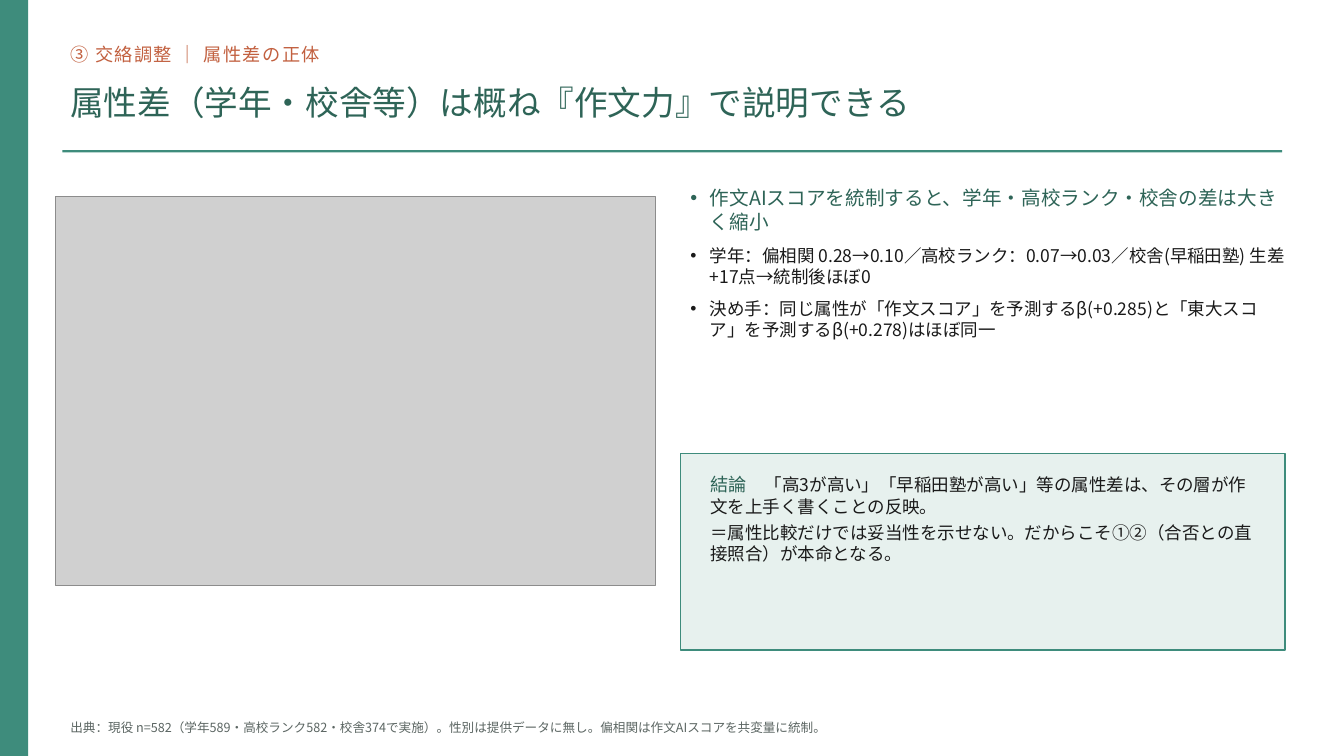
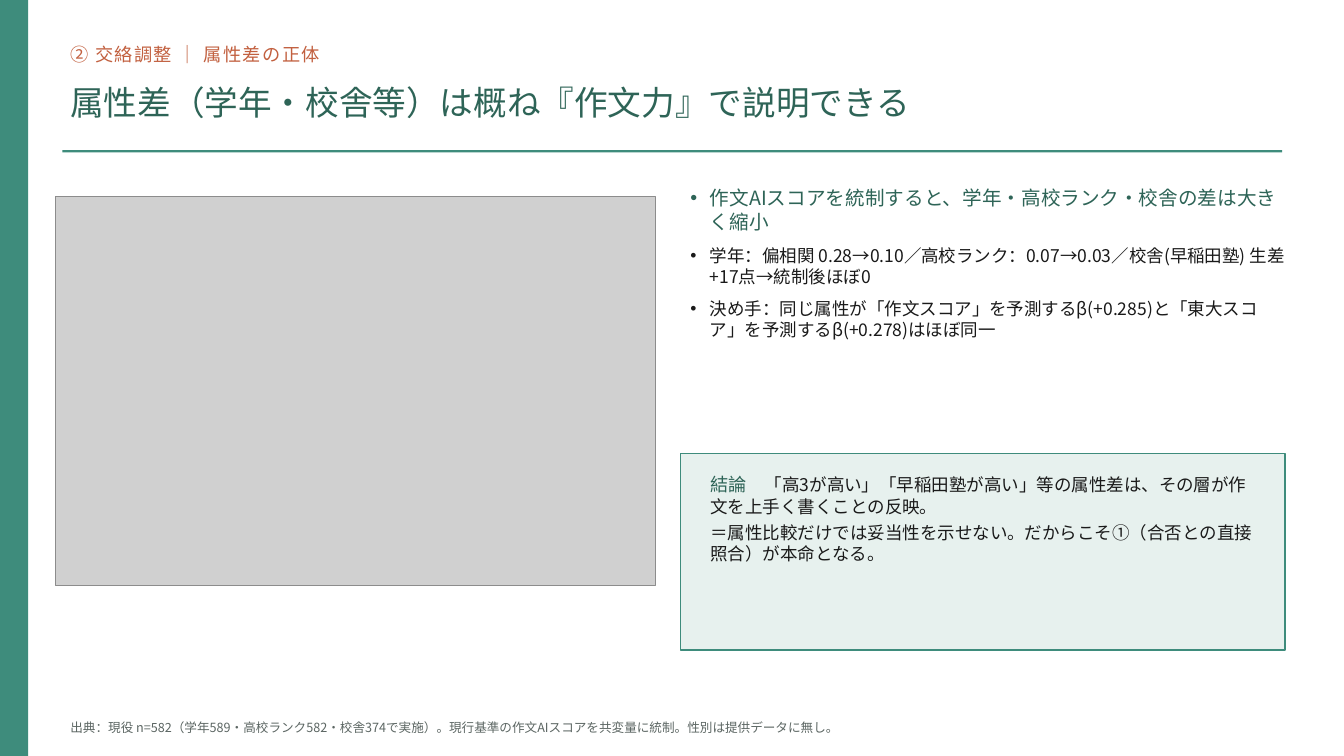
Before and after one commit to mayuyotsuya69-bit/stunning-guacamole, a slide deck: slide 3 of toudai_work/取り組み④_東大推薦スコアの妥当性.pptx (slide 4 before the commit). Drawn at 1344x756 pixels with LibreOffice and Linux fonts; fonts in the diff are those of the drawing; grey boxes stand for pictures. Boxes give left, top, right and bottom in pixels: in the first picture for what was removed or moved away, otherwise in the second. Text is boxed around its words. In the diff, an @@ line names an element or a change of style, - is before the commit and + after.

```diff
--- a/toudai_work/取り組み④_東大推薦スコアの妥当性.pptx
+++ b/toudai_work/取り組み④_東大推薦スコアの妥当性.pptx
@@ text at bbox=[70, 45, 320, 63]: text changed @@
-③ 交絡調整 ｜ 属性差の正体
+② 交絡調整 ｜ 属性差の正体
@@ text at bbox=[710, 524, 1252, 562]: text changed @@
-＝属性比較だけでは妥当性を示せない。だからこそ①②（合否との直接照合）が本命となる。
+＝属性比較だけでは妥当性を示せない。だからこそ①（合否との直接照合）が本命となる。
@@ text at bbox=[70, 721, 838, 733]: text changed @@
-出典：現役 n=582（学年589・高校ランク582・校舎374で実施）。性別は提供データに無し。偏相関は作文AIスコアを共変量に統制。
+出典：現役 n=582（学年589・高校ランク582・校舎374で実施）。現行基準の作文AIスコアを共変量に統制。性別は提供データに無し。
```
Also in this commit, not shown: 2 other slides changed, 1 slide removed, 5 other files.
